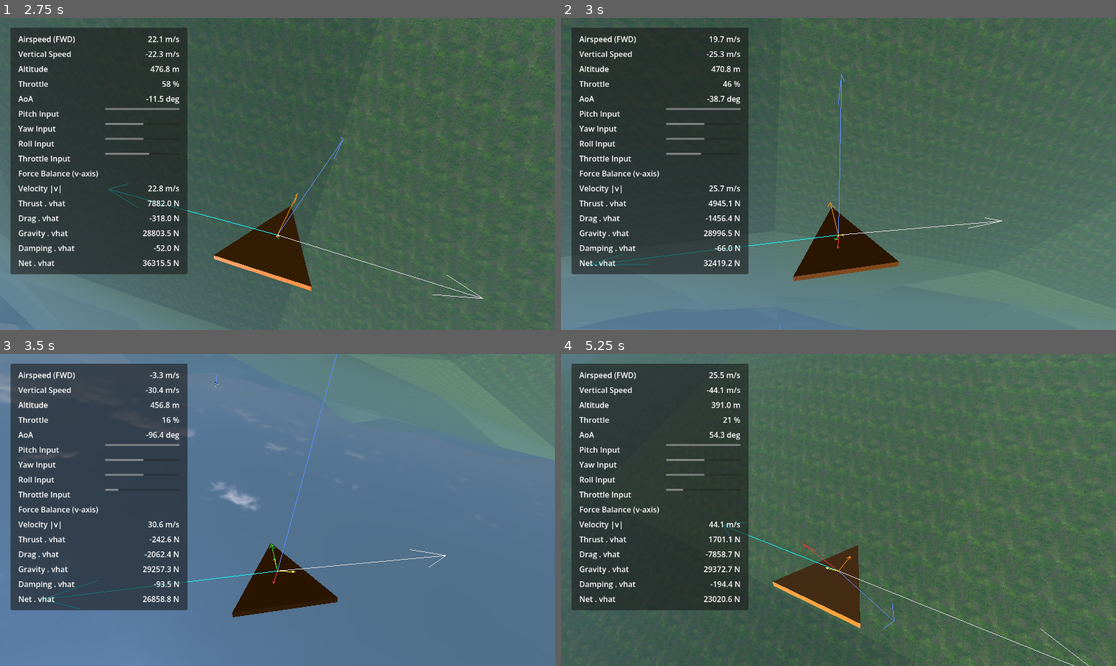
Above: before the commit, frames 1-4 (two rows, left to right).
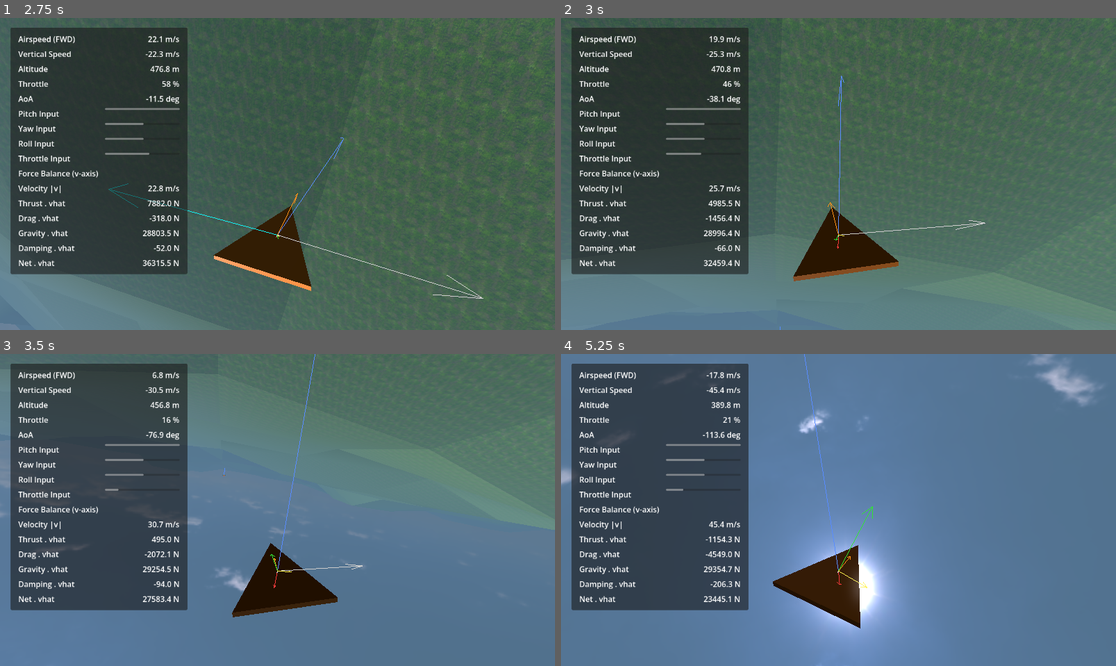
Above: after the commit, the same moments.

Repository: IzalithSky/merlin
Game: Godot game, scene res://scenes/main_menu.tscn
Same seed, same stepped clock (60 frames per second), same inputs: the game is played once before the commit and once after it.
Inputs (mouse positions are in pixels of both pictures, inside the frame that each line leads up to):
- Up to frame 1 (2.75 s): click "New Game (Solo)" at 0.5 s; tap Enter at 1.25 s; move the mouse to (305, 174) at 1.27 s; hold Q 1.28-2.03 s; hold W from 1.28 s (still down); click (305, 174) at 1.42 s; tap Space at 1.52, 2.27 s; move the mouse to (249, 174) at 2.02 s; tap E at 2.1 s
- Up to frame 2 (3 s): keep holding W; move the mouse to (849, 167) at 2.77 s; hold Shift from 2.78 s (still down)
- Up to frame 3 (3.5 s): keep holding W; keep holding Shift
- Up to frame 4 (5.25 s): keep holding W; move the mouse to (832, 516) at 3.52 s; release Shift at 3.53 s; tap R at 3.6 s; click (832, 516) at 3.67 s; tap Space at 3.77, 4.52 s; move the mouse to (877, 513) at 4.27 s; hold F 4.28-5.03 s; move the mouse to (794, 506) at 5.02 s; tap Q at 5.1 s

Frame 1 is identical in both runs. In frame 2, 0.4% of the frame differs, in the area x 1-99%, y 0-100%; in frame 3, 23%; in frame 4, 85%, in the area x 0-100%, y 0-100%.

Commit message:
add max lift turn limiter

Diff:
--- a/scripts/plane_character_controller.gd
+++ b/scripts/plane_character_controller.gd
@@ -14,6 +14,9 @@
 @export var max_yaw: float = 0.5
 @export var max_roll: float = 1.5
 @export var base_control_torque: float = 40_000.0
+@export var max_lift_turn_limiter_enabled: bool = true
+@export var max_lift_turn_limiter_min_airspeed: float = 5.0
+@export var max_lift_turn_limiter_fade_deg: float = 3.0
 
 @export var air_density: float = 1.225
 @export var reference_area: float = 12.0
@@ -119,6 +122,8 @@
 var _frame_air_speed := 0.0
 var _frame_airflow_direction := Vector3.ZERO
 var _frame_dynamic_pressure := 0.0
+var _positive_max_lift_aoa_deg := 15.0
+var _negative_max_lift_aoa_deg := -15.0
 
 
 func _ready() -> void:
@@ -269,7 +274,7 @@
 	throttle_percent = ((throttle_input + 1.0) * 0.5) * 100.0
 
 
-func compute_control_state(delta: float) -> void:
+func compute_control_state(_delta: float) -> void:
 	compute_aoa()
 
 
@@ -302,7 +307,8 @@
 
 func apply_plane_torque() -> void:
 	var control_coefficient := maxf(_sample_aero_table(control_authority_coefficient_table, _frame_air_speed), 0.0)
-	var p_in := -pitch_input
+	var limited_pitch_input := _get_max_lift_limited_pitch_input(pitch_input)
+	var p_in := -limited_pitch_input
 	var y_in := yaw_input
 	var r_in := roll_input
 
@@ -651,6 +657,7 @@
 
 func set_lift_table(points: Array[Vector2]) -> void:
 	lift_coefficient_table = _normalize_table(points)
+	_refresh_max_lift_aoa_limits()
 
 
 func set_drag_table(points: Array[Vector2]) -> void:
@@ -703,11 +710,51 @@
 	return points[last_index].y
 
 
+func _get_max_lift_limited_pitch_input(raw_pitch_input: float) -> float:
+	var limited_pitch_input := clampf(raw_pitch_input, -1.0, 1.0)
+	if not max_lift_turn_limiter_enabled:
+		return limited_pitch_input
+
+	if _frame_air_speed < maxf(max_lift_turn_limiter_min_airspeed, 0.0):
+		return limited_pitch_input
+
+	if absf(limited_pitch_input) <= 0.0001:
+		return limited_pitch_input
+
+	if _positive_max_lift_aoa_deg <= _negative_max_lift_aoa_deg:
+		return limited_pitch_input
+
+	var fade_degrees := maxf(max_lift_turn_limiter_fade_deg, 0.0)
+	if limited_pitch_input < 0.0:
+		return limited_pitch_input * _get_positive_aoa_pitch_authority(fade_degrees)
+
+	return limited_pitch_input * _get_negative_aoa_pitch_authority(fade_degrees)
+
+
+func _get_positive_aoa_pitch_authority(fade_degrees: float) -> float:
+	if fade_degrees <= 0.0001:
+		if aoa_deg >= _positive_max_lift_aoa_deg:
+			return 0.0
+		return 1.0
+
+	return clampf((_positive_max_lift_aoa_deg - aoa_deg) / fade_degrees, 0.0, 1.0)
+
+
+func _get_negative_aoa_pitch_authority(fade_degrees: float) -> float:
+	if fade_degrees <= 0.0001:
+		if aoa_deg <= _negative_max_lift_aoa_deg:
+			return 0.0
+		return 1.0
+
+	return clampf((aoa_deg - _negative_max_lift_aoa_deg) / fade_degrees, 0.0, 1.0)
+
+
 func _sanitize_aero_tables() -> void:
 	lift_coefficient_table = _normalize_table(lift_coefficient_table)
 	drag_coefficient_table = _normalize_table(drag_coefficient_table)
 	side_force_coefficient_table = _normalize_table(side_force_coefficient_table)
 	control_authority_coefficient_table = _normalize_table(control_authority_coefficient_table)
+	_refresh_max_lift_aoa_limits()
 
 
 func _normalize_table(points: Array[Vector2]) -> Array[Vector2]:
@@ -744,3 +791,33 @@
 	var control_authority_points := AERO_TABLES_STORE.decode_points(payload.get("control_authority_table", []))
 	if not control_authority_points.is_empty():
 		set_control_authority_table(control_authority_points)
+
+
+func _refresh_max_lift_aoa_limits() -> void:
+	var positive_found := false
+	var negative_found := false
+	var positive_best_coefficient := 0.0
+	var negative_best_coefficient := 0.0
+	var positive_limit := 15.0
+	var negative_limit := -15.0
+
+	for point in lift_coefficient_table:
+		if point.x > 0.0 and (not positive_found or point.y > positive_best_coefficient):
+			positive_found = true
+			positive_best_coefficient = point.y
+			positive_limit = point.x
+
+		if point.x < 0.0 and (not negative_found or point.y < negative_best_coefficient):
+			negative_found = true
+			negative_best_coefficient = point.y
+			negative_limit = point.x
+
+	if positive_found:
+		_positive_max_lift_aoa_deg = positive_limit
+	else:
+		_positive_max_lift_aoa_deg = absf(negative_limit)
+
+	if negative_found:
+		_negative_max_lift_aoa_deg = negative_limit
+	else:
+		_negative_max_lift_aoa_deg = -absf(positive_limit)
